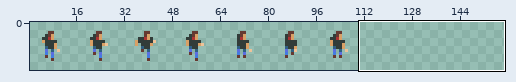
Sprite sheet, stored at overworld/src/assets/sprites/hero_sprite_sheets/base_mini_sprite_upright.png. The picture above shows the old version from afar; the outline marks the close-up.
Close-up. Before the edit:
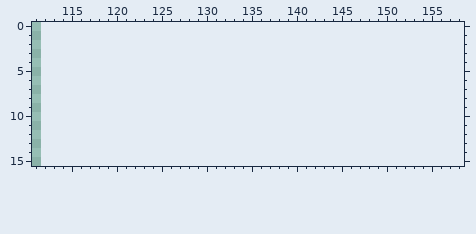
The file is 448x64 pixels, drawn in blocks of 4x4; one block is one cell here. Shown: x 111..158, y 0..15. The old version is drawn lined up with the new one, on the new canvas. The wide view leaves out empty margins.
The result:
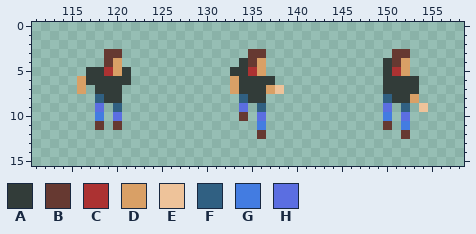
Palette (. is transparent): A #323c39  B #663931  C #ac3232  D #d9a066  E #eec39a  F #306082  G #437ce1  H #5b6ee1
Difference:
canvas 112x16 -> 160x16
y 3: x 119..120 .. -> BB; x 135..136 .. -> BB; x 151..152 .. -> BB
y 4: x 119..120 .. -> BD; x 134..136 ... -> ABD; x 150..152 ... -> ABD
y 5: x 117..121 ..... -> AACDA; x 133..136 .... -> AACD; x 150..152 ... -> ACD
y 6: x 116..121 ...... -> DAAAAA; x 133..137 ..... -> DAAAA; x 150..153 .... -> AAAA
y 7: x 116 . -> D; x 118..120 ... -> AAA; x 133..138 ...... -> DAAADE; x 150..153 .... -> AAAA
y 8: x 118..120 ... -> FAA; x 134..136 ... -> FAA; x 150..153 .... -> FAAD
y 9: x 118 . -> H; x 120 . -> F; x 134 . -> H; x 136 . -> F; x 150 . -> H; x 152 . -> F; x 154 . -> E
y 10: x 118 . -> G; x 120 . -> H; x 134 . -> B; x 136 . -> H; x 150 . -> G; x 152 . -> H
y 11: x 118 . -> B; x 120 . -> B; x 136 . -> G; x 150 . -> B; x 152 . -> G
y 12: x 136 . -> B; x 152 . -> B
Where, in picture pixels (left, top, right, bottom), the same in both close-ups:
added: (77, 49, 131, 130)
added: (230, 49, 284, 139)
added: (383, 49, 428, 139)
